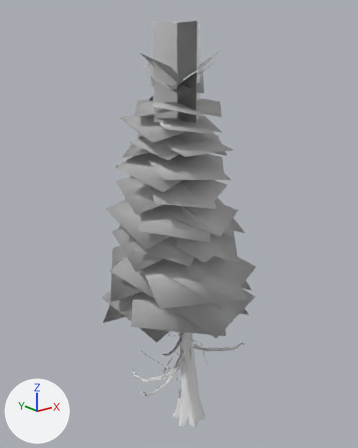
A saved change to the glTF model board3d/models/megakit-lod/Pine_4.glb.
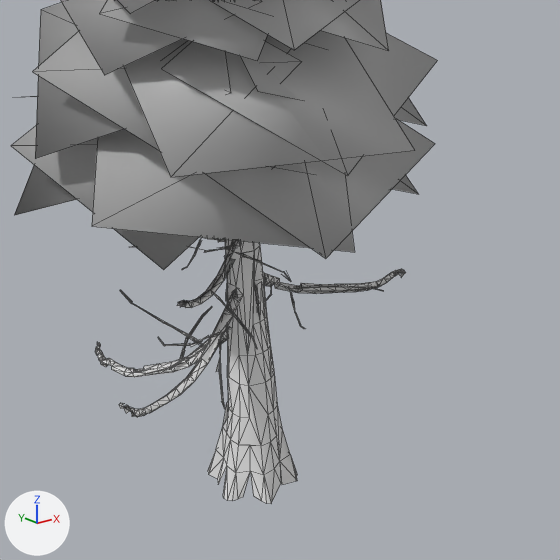
Each version appears first whole from a camera (50 mm lens) standing at (-7.93, -9.42, 9.57) and looking at (0.16, 0.7, 5.52), and next in a close-up on the part from 27% to 84% of the width and 55% to 100% of the height. Arrows for +X, +Y and +Z are at lower left; the lights stay in place. The older version's two pictures come first. The close-ups show mesh edges as thin lines.

Names of what the first close-up shows: 'Pine_4.001', 'Pine_4_tiers'.
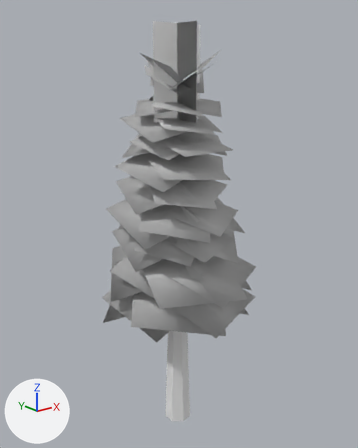
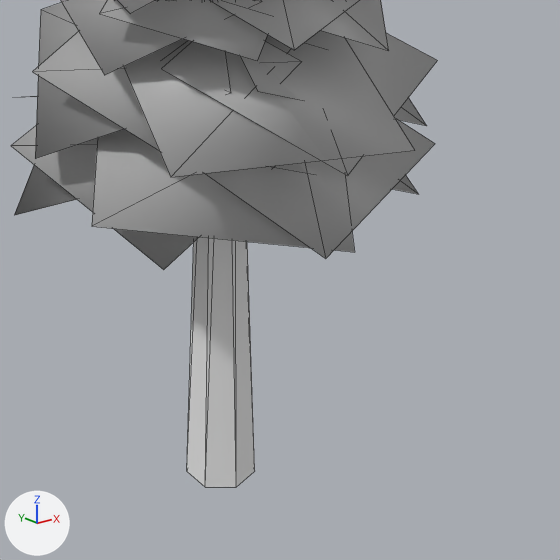
What differs and where, as boxes (x1, y1, x2, y2) in the close-ups (560 x 560 px):
'Pine_4.001', deleted: before (95, 237, 405, 504)
'Pine_4_trunk', added: after (187, 237, 255, 487)

The change, as a list of edits to the scene's bpy script:
```text
Add me_pine_4_trunk:
    me_pine_4_trunk.from_pydata([(0.32, 0.48, -0.39), (0.18, 0.78, -0.39), (-0.14, 0.85, -0.39), (-0.4, 0.64, -0.39), (-0.4, 0.31, -0.39), (-0.14, 0.11, -0.39), (0.18, 0.18, -0.39), (0.09, 0.48, 6.22), (0.04, 0.6, 6.22), (-0.09, 0.63, 6.22), (-0.2, 0.55, 6.22), (-0.2, 0.41, 6.22), (-0.09, 0.33, 6.22), (0.04, 0.36, 6.22)], [], [(0, 1, 8), (0, 8, 7), (1, 2, 9), (1, 9, 8), (2, 3, 10), (2, 10, 9), (3, 4, 11), (3, 11, 10), (4, 5, 12), (4, 12, 11), (5, 6, 13), (5, 13, 12), (6, 0, 7), (6, 7, 13)])
    me_pine_4_trunk.materials.append(mat_bark_normaltree)  # white #e7e7e7
Remove ob_pine_4_001:
    ob_pine_4_001 = bpy.data.objects.new('Pine_4.001', me_tree_001)
    ob_pine_4_001.location = (0.0, 0.0, 0.0)
Add ob_pine_4_trunk:
    ob_pine_4_trunk = bpy.data.objects.new('Pine_4_trunk', me_pine_4_trunk)
    ob_pine_4_trunk.location = (0.0, 0.0, 0.0)
```
